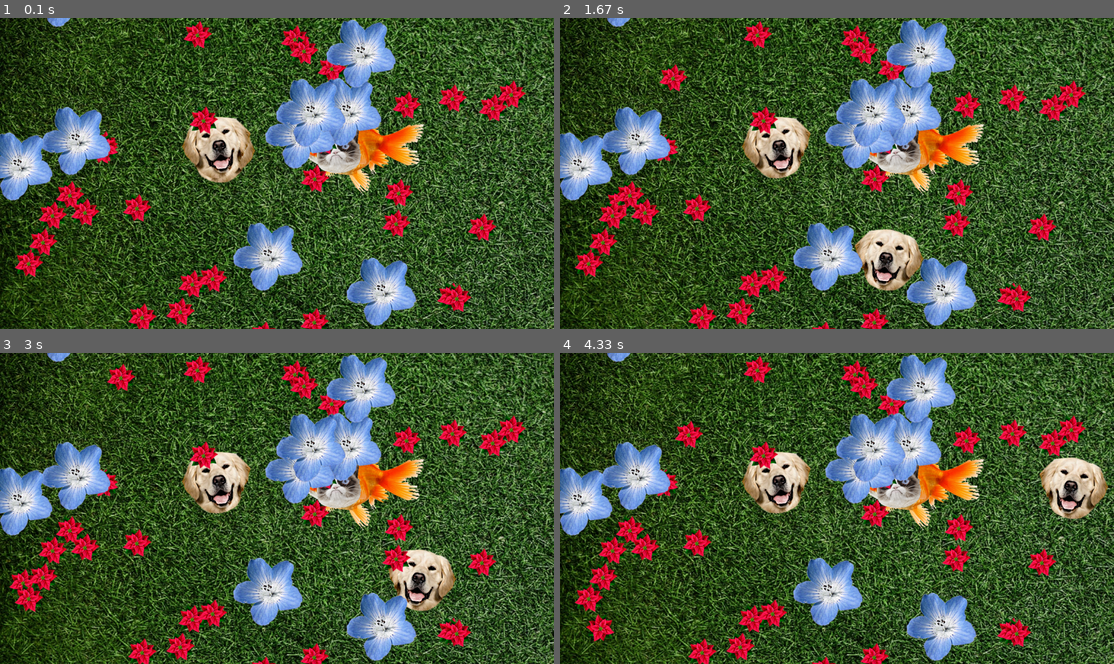
Above: before the commit, frames 1-4 (two rows, left to right).
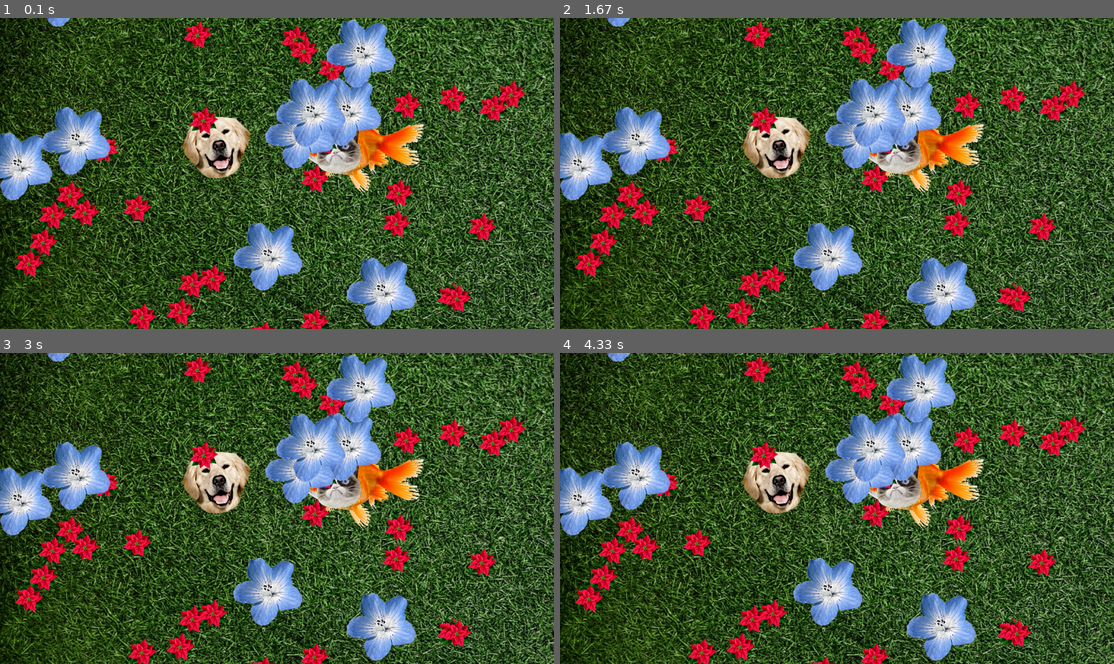
Above: after the commit, the same moments.

Repository: jimmygizmo/pygamefun
Game: pygame game, started from game/main.py
The game is run twice, just before and just after one commit, with the same random seed, the same clock (stepped at 60 frames per second) and the same inputs.
Inputs:
- Up to frame 1 (0.1 s): no input
- Up to frame 2 (1.67 s): tap Space at 0.33 s
- Up to frame 3 (3 s): no input
- Up to frame 4 (4.33 s): no input

The runs differ from the first frame. In frame 1, 0.5% of the frame differs, in the area x 0-95%, y 0-100%; in frame 2, 2.4%; in frame 3, 2.3%; in frame 4, 2.5%, in the area x 0-99%, y 0-100%.

Commit message:
lots of refactoring complete to put what should be almost all code needed in Entity for legacy movement. Redundant code in the sub-classes was removed. Adjustments to alling of update on the sprite groups. code is not working. no errors and I see the updataes are being called correctly but nothing is moving. should be very close. next step is to add some debug log output.

Diff:
--- a/game/main.py
+++ b/game/main.py
@@ -26,7 +26,7 @@
 # ANOTHER PERSPECTIVE: ephases are sort of motion-modification macros on a timer schedule that repeats (currently.)
 ACID_MODE = False  # Suppress background re-painting. This makes objects leave psychedelic trails for a fun effect.
 
-LEGACY_MODE = True  # To be used during transition to using Classes/Sprites. Can be removed after transition.
+LEGACY_MODE = False  # To be used during transition to using Classes/Sprites. Can be removed after transition.
 
 
 PlayerSpec = TypedDict('PlayerSpec', {
@@ -255,13 +255,24 @@
 
 
 class Entity(pygame.sprite.Sprite):  # TODO: Add PlayerSpec soon.
-    def __init__(self, groups, spec: NpcSpec | PropSpec):
+    def __init__(self,
+                 groups,
+                 spec: PlayerSpec | NpcSpec | PropSpec,
+                 x: float,
+                 y: float,
+                 direction: pygame.math.Vector2,
+                 speed: float,
+                 ):
         # TODO: We could append prop group the groups list here since each class will always assign at least their own group.
         super().__init__(groups)
         # self.spec: PlayerSpec | NpcSpec | PropSpec = spec  # PlayerSpec coming soon.
-        self.spec: NpcSpec | PropSpec = spec
+        self.spec: PlayerSpec | NpcSpec | PropSpec = spec  # Phasing out most/all of this. Separately, Spec dicts are being simplified.
+        self.x: float = x
+        self.y: float = y
+        self.dir: pygame.math.Vector2 = direction  # Direction
+        self.speed: float = speed  # Speed
         self.image: pygame.Surface = pygame.Surface((0, 0))
-        self.image_r: pygame.Surface = pygame.Surface((0, 0))  # POSSIBLY, this might be a separate instance of Player. Not clear yet.
+        self.image_r: pygame.Surface = pygame.Surface((0, 0))  # Right-facing copy of the image for motion. Generated.
         self.rect: pygame.FRect = pygame.FRect()
         self.keys: list[int] = [0]  # Placeholder. MyPy gymnastics. Do we really have to do this all the time now for MyPy? I like None much better for pre-initialization.
 
@@ -273,106 +284,111 @@
             self.image = pygame.image.load(self.imgpath).convert_alpha()
             if self.spec['flip']:
                 self.image = pygame.transform.flip(self.image, True, False)
-        # Generate the RIGHT-facing surface
-        self.image_r = pygame.transform.flip(self.image, True, False)
-
-        self.rect = self.image.get_frect(center=(self.spec['x'], self.spec['y']))
-
-    def update(self):
-        pass
+
+        # Props TODO: For efficiency, since we could have MANY props, detect PropSpec type and then don't generate this:
+        self.image_r = pygame.transform.flip(self.image, True, False)  # Generate right-facing surface.
+
+        self.rect = self.image.get_frect(center=(self.x, self.y))
+
+    def update(self, delta_time: float):
+        print(f"Entity update is running for: {self.spec['name']}")
+        # BOUNCE CODE WILL BE HERE IN ENTITY. THIS CODE HAS NOT BEEN CUSTOMIZED YET.
+        # ***************************
+        # WORKING ON THIS MYPY ERROR:
+        # delta_vector = pygame.Vector2(npc_spec['d'] * npc_spec['s'])  # SEEN AS A tuple[float, float] - SAME
+        delta_vector = self.dir * self.speed * delta_time
+        # MYPY ERROR HERE - TRICKY ONE:
+        # main.py:365: error: Incompatible types in assignment (expression has type "Vector2",
+        #     variable has type "tuple[float, float]")  [assignment]
+        npc_spec['rect'].center += delta_vector
+        # ***************************
+
+        # Bounce off LEFT wall in X Axis
+        if self.rect.left <= 0:
+            self.rect.left = 0
+            self.dir.x *= -1
+
+        # Bounce off RIGHT wall in X Axis
+        if self.rect.right >= SCREEN_WIDTH:
+            self.rect.right = SCREEN_WIDTH
+            self.dir.x *= -1
+
+        # Bounce off TOP wall in Y Axis
+        if self.rect.top <= 0:
+            self.rect.top = 0
+            self.dir.y *= -1
+
+        # Bounce off BOTTOM wall in Y Axis
+        if self.rect.bottom >= SCREEN_HEIGHT:
+            self.rect.bottom = SCREEN_HEIGHT
+            self.dir.y *= -1
+
+        self.rect = self.image.get_frect(center=(self.x, self.y))
 
 
 class Player(Entity):
-    def __init__(self, groups, spec: PlayerSpec):
+    def __init__(self,
+                 groups,
+                 spec: PlayerSpec,
+                 x: float,
+                 y: float,
+                 direction: pygame.math.Vector2,
+                 speed: float,
+                 ):
         # TODO: We could append prop group the groups list here since each class will always assign at least their own group.
-        super().__init__(groups, spec)
-        self.spec: PlayerSpec = spec
-        self.image: pygame.Surface = pygame.Surface((0, 0))
-        self.image_r: pygame.Surface = pygame.Surface((0, 0))
-        self.rect: pygame.FRect = pygame.FRect()
-
-        # TODO: Since this is a prop, we probably do not need to generate the right-facing surface, but the flip feature is good.
-
-        if DEBUG:
-            self.image = pygame.Surface((self.spec['w'], self.spec['h']))
-            self.image.fill(self.spec['color'])
-        else:
-            self.imgpath: str = os.path.join(ASSET_PATH, self.spec['img'])  # Var added for clarity. Don't need.
-            self.image = pygame.image.load(self.imgpath).convert_alpha()
-            if self.spec['flip']:
-                self.image = pygame.transform.flip(self.image, True, False)
-        # Generate the RIGHT-facing surface
-        self.image_r = pygame.transform.flip(self.image, True, False)
-
-        self.rect = self.image.get_frect(center=(self.spec['x'], self.spec['y']))
-
-    def update(self):
+        super().__init__(groups, spec, x, y, direction, speed)
+
+    def update(self, delta_time: float):
         print(f"A Player instance {self.spec['name']} is being updated")
-        pass
-        self.keys = pygame.key.get_pressed()  # TODO: Maybe self.keys? It won't shadow with the outer scope keys goes away later.
+        self.keys = pygame.key.get_pressed()  # TODO: This is an experiment. Not sure if it is right to do this here like this.
 
         # As an interim technique, I'll maintain truth inside the spec object we put in the instance.
-        self.spec['d'].x = int(self.keys[pygame.K_RIGHT]) - int(self.keys[pygame.K_LEFT])
-        self.spec['d'].y = int(self.keys[pygame.K_DOWN]) - int(self.keys[pygame.K_UP])
-
-        self.spec['d'] = self.spec['d'].normalize() if self.spec['d'] else self.spec['d']
+        self.dir.x = int(self.keys[pygame.K_RIGHT]) - int(self.keys[pygame.K_LEFT])
+        self.dir.y = int(self.keys[pygame.K_DOWN]) - int(self.keys[pygame.K_UP])
+
+        self.dir = self.dir.normalize() if self.dir  else self.dir
 
         if self.keys[pygame.K_SPACE]:
-            # print('fire laser')
-            pass
+            print('fire laser')
+
+        # IMPORTANT - NOW IN OOP, WE UPDATE BASED ON INPUT --BEFORE-- WE CHECK FOR WALL COLLISION/BOUNCING.
+        # TODO: ANALYZE IF THIS CHANGE FROM LEGACY METHOD. I think this is the same. That is what we want.
+        # We can fix any issue if it changed, but ideally this is same order. TODO: CONFIRM THIS.
+        super().update(delta_time)
 
 
 class Npc(Entity):
-    def __init__(self, groups, spec: NpcSpec):
+    def __init__(self,
+                 groups,
+                 spec: NpcSpec,
+                 x: float,
+                 y: float,
+                 direction: pygame.math.Vector2,
+                 speed: float,
+                 ):
         # TODO: We could append prop group the groups list here since each class will always assign at least their own group.
-        super().__init__(groups, spec)
-        self.spec: NpcSpec = spec
-        self.image: pygame.Surface = pygame.Surface((0, 0))
-        self.image_r: pygame.Surface = pygame.Surface((0, 0))
-        self.rect: pygame.FRect = pygame.FRect()
-
-        if DEBUG:
-            self.image = pygame.Surface((self.spec['w'], self.spec['h']))
-            self.image.fill(self.spec['color'])
-        else:
-            self.imgpath: str = os.path.join(ASSET_PATH, self.spec['img'])  # Var added for clarity. Don't need.
-            self.image = pygame.image.load(self.imgpath).convert_alpha()
-            if self.spec['flip']:
-                self.image = pygame.transform.flip(self.image, True, False)
-        # Generate the RIGHT-facing surface
-        self.image_r = pygame.transform.flip(self.image, True, False)
-
-        self.rect = self.image.get_frect(center=(self.spec['x'], self.spec['y']))
-
-    def update(self):
+        super().__init__(groups, spec, x, y, direction, speed)
+
+    def update(self, delta_time: float):
         print(f"An NPC instance {self.spec['name']} is being updated")
+        super().update(delta_time)
 
 
 class Prop(Entity):
-    def __init__(self, groups, spec: PropSpec):
+    def __init__(self,
+                 groups,
+                 spec: PropSpec,
+                 x: float,
+                 y: float,
+                 ):
         # TODO: We could append prop group the groups list here since each class will always assign at least their own group.
-        super().__init__(groups, spec)
-        self.spec: PropSpec = spec
-        self.image: pygame.Surface = pygame.Surface((0, 0))
-        # self.image_r: pygame.Surface = pygame.Surface((0, 0))  *** REMOVED from cloned Entity code. *** - This is a prop.
-        self.rect: pygame.FRect = pygame.FRect()
-
-        # TODO: Since this is a prop, we probably do not need to generate the right-facing surface, but the flip feature is good.
-
-        if DEBUG:
-            self.image = pygame.Surface((self.spec['w'], self.spec['h']))
-            self.image.fill(self.spec['color'])
-        else:
-            self.imgpath: str = os.path.join(ASSET_PATH, self.spec['img'])  # Var added for clarity. Don't need.
-            self.image = pygame.image.load(self.imgpath).convert_alpha()
-            if self.spec['flip']:
-                self.image = pygame.transform.flip(self.image, True, False)
-        # Generate the RIGHT-facing surface - *** REMOVED from cloned Entity code. *** - This is a prop.
-
-        self.rect = self.image.get_frect(center=(self.spec['x'], self.spec['y']))
-
-    def update(self):
+        prop_zero_direction: pygame.math.Vector2 = pygame.math.Vector2(0, 0)  # Props special case direction, to init Entity.
+        prop_zero_speed: float = 0.0  # Props special case speed, to init Entity.
+        super().__init__(groups, spec, x, y, prop_zero_direction, prop_zero_speed)
+
+    def update(self, delta_time: float):
         print(f"A Prop instance {self.spec['name']} is being updated")
+        super().update(delta_time)
 
 
 # ###############################################    INITIALIZATION    #################################################
@@ -389,20 +405,25 @@
 all_props: pygame.sprite.Group = pygame.sprite.Group()
 
 
-# INITIALIZE NPCs - LEGACY (not OOP)
-for npc_spec in npc_specs:
-    if DEBUG:
-        npc_spec['surface'] = pygame.Surface((npc_spec['w'], npc_spec['h']))
-        npc_spec['surface'].fill(npc_spec['color'])
-    else:
-        imgpath = os.path.join(ASSET_PATH, npc_spec['img'])
-        npc_spec['surface'] = pygame.image.load(imgpath).convert_alpha()
-        if npc_spec['flip']:
-            npc_spec['surface'] = pygame.transform.flip(npc_spec['surface'], True, False)
-    # Generate the RIGHT-facing surface
-    npc_spec['surface_r'] = pygame.transform.flip(npc_spec['surface'], True, False)
-
-    npc_spec['rect'] = npc_spec['surface'].get_frect(center=(npc_spec['x'], npc_spec['y']))
+if LEGACY_MODE:
+    # INITIALIZE NPCs - LEGACY (not OOP)
+    for npc_spec in npc_specs:
+        if DEBUG:
+            npc_spec['surface'] = pygame.Surface((npc_spec['w'], npc_spec['h']))
+            npc_spec['surface'].fill(npc_spec['color'])
+        else:
+            imgpath = os.path.join(ASSET_PATH, npc_spec['img'])
+            npc_spec['surface'] = pygame.image.load(imgpath).convert_alpha()
+            if npc_spec['flip']:
+                npc_spec['surface'] = pygame.transform.flip(npc_spec['surface'], True, False)
+        # Generate the RIGHT-facing surface
+        npc_spec['surface_r'] = pygame.transform.flip(npc_spec['surface'], True, False)
+
+        npc_spec['rect'] = npc_spec['surface'].get_frect(center=(npc_spec['x'], npc_spec['y']))
+
+# We still need to SPRAY the prop_specs, so the OOP code can instantiate from those prop_specs. We are phasing out
+# the use of much of the prop specs, this code cannot be put inside a LEGACY_MODE switch, BUT it will be greatly
+# simplified. Some form of it will remain after all LEGACY_MODE code is gone.
 
 # INITIALIZE PROPS - 'SPRAY' REPLICATED PROPS (randomly within specified radius, to specified count)
 prop_specs = []
@@ -458,7 +479,13 @@
 for i, player_spec in enumerate(player_specs):
     player_spec['instance_id'] = i
     imgpath = os.path.join(ASSET_PATH, player_spec['img'])
-    player: Player = Player([all_sprites, all_players], player_spec)  # PyCharm FALSE WARNING HERE (AbstractGroup)
+    player: Player = Player( groups=[all_sprites, all_players],
+                             spec=player_spec,
+                             x=player_spec['x'],
+                             y=player_spec['y'],
+                             direction=player_spec['d'],
+                             speed=player_spec['s'],
+                             )  # PyCharm FALSE WARNING HERE (AbstractGroup)
     players.append(player)  # Although considered for removal in lieu of sprite groups, I see reasons to keep such lists.
 
 # INSTANITATE NPCs
@@ -466,7 +493,13 @@
 for i, npc_spec in enumerate(npc_specs):
     npc_spec['instance_id'] = i
     imgpath = os.path.join(ASSET_PATH, npc_spec['img'])
-    npc: Npc = Npc([all_sprites, all_npcs], npc_spec)  # PyCharm FALSE WARNING HERE (AbstractGroup)
+    npc: Npc = Npc( groups=[all_sprites, all_npcs],
+                    spec=npc_spec,
+                    x=npc_spec['x'],
+                    y=npc_spec['y'],
+                    direction=npc_spec['d'],
+                    speed=npc_spec['s'],
+                    )  # PyCharm FALSE WARNING HERE (AbstractGroup)
     npcs.append(npc)
 
 # INSTANITATE PROPS
@@ -474,7 +507,11 @@
 for i, prop_spec in enumerate(prop_specs):
     prop_spec['instance_id'] = i
     imgpath = os.path.join(ASSET_PATH, prop_spec['img'])
-    prop: Prop = Prop([all_sprites, all_props], prop_spec)  # PyCharm FALSE WARNING HERE (AbstractGroup)
+    prop: Prop = Prop( groups=[all_sprites, all_props],
+                       spec=prop_spec,
+                       x=prop_spec['x'],
+                       y=prop_spec['y'],
+                       )  # PyCharm FALSE WARNING HERE (AbstractGroup)
     props.append(prop)
 
 
@@ -527,6 +564,7 @@
             pass
 
 
+    # TODO: THis will have to be adapted to the new OOP architecture and will probably move into Entity, maybe update()
     # ENVIRONMENT PHASE PROCESSING - Rotate enviro sequence. Modify npc_spec behavior per their enviro-reaction profiles.
     if ephase is None:
         ephase = ENVIRO_PHASES[0]
@@ -557,7 +595,12 @@
     # ##################################################    DRAW    ####################################################
 
     # NEW for OOP:
-    all_sprites.update()
+    # all_sprites.update(delta_time)  # MIGHT RESULT IN DOUBLE UPDATING, BECAUSE:
+    # Not sure, but since we override update() in each class, even if all we do is log(), we might not want to call
+    # all_sprites. THis might result in double updates. Might be best to update the three types individually:
+    all_players.update(delta_time)
+    all_npcs.update(delta_time)
+    ####all_props.update(delta_time)
 
     # REDRAW THE BG
     if ACID_MODE is False:
@@ -576,6 +619,10 @@
             else:
                 display_surface.blit(npc_spec['surface_r'], npc_spec['rect'])  # RIGHT-facing
 
+        # TODO: LEGACY code needs player added here .. if we are keeping lagacy functionality. (not much longer)
+        # The reason is we moved Player into its own Spec dict, so it is no longer part of NPC.
+
+
     # NEW for OOP:
     all_sprites.draw(display_surface)
 
@@ -586,36 +633,37 @@
 
     # ################################################    PHYSICS    ###################################################
 
-    for npc_spec in npc_specs:
-        # ***************************
-        # WORKING ON THIS MYPY ERROR:
-        # delta_vector = pygame.Vector2(npc_spec['d'] * npc_spec['s'])  # SEEN AS A tuple[float, float] - SAME
-        delta_vector = npc_spec['d'] * npc_spec['s'] * delta_time
-        # MYPY ERROR HERE - TRICKY ONE:
-        # main.py:365: error: Incompatible types in assignment (expression has type "Vector2",
-        #     variable has type "tuple[float, float]")  [assignment]
-        npc_spec['rect'].center += delta_vector
-        # ***************************
-
-        # Bounce off LEFT wall in X Axis
-        if npc_spec['rect'].left <= 0:
-            npc_spec['rect'].left = 0
-            npc_spec['d'].x *= -1
-
-        # Bounce off RIGHT wall in X Axis
-        if npc_spec['rect'].right >= SCREEN_WIDTH:
-            npc_spec['rect'].right = SCREEN_WIDTH
-            npc_spec['d'].x *= -1
-
-        # Bounce off TOP wall in Y Axis
-        if npc_spec['rect'].top <= 0:
-            npc_spec['rect'].top = 0
-            npc_spec['d'].y *= -1
-
-        # Bounce off BOTTOM wall in Y Axis
-        if npc_spec['rect'].bottom >= SCREEN_HEIGHT:
-            npc_spec['rect'].bottom = SCREEN_HEIGHT
-            npc_spec['d'].y *= -1
+    if LEGACY_MODE:
+        for npc_spec in npc_specs:
+            # ***************************
+            # WORKING ON THIS MYPY ERROR:
+            # delta_vector = pygame.Vector2(npc_spec['d'] * npc_spec['s'])  # SEEN AS A tuple[float, float] - SAME
+            delta_vector = npc_spec['d'] * npc_spec['s'] * delta_time
+            # MYPY ERROR HERE - TRICKY ONE:
+            # main.py:365: error: Incompatible types in assignment (expression has type "Vector2",
+            #     variable has type "tuple[float, float]")  [assignment]
+            npc_spec['rect'].center += delta_vector
+            # ***************************
+
+            # Bounce off LEFT wall in X Axis
+            if npc_spec['rect'].left <= 0:
+                npc_spec['rect'].left = 0
+                npc_spec['d'].x *= -1
+
+            # Bounce off RIGHT wall in X Axis
+            if npc_spec['rect'].right >= SCREEN_WIDTH:
+                npc_spec['rect'].right = SCREEN_WIDTH
+                npc_spec['d'].x *= -1
+
+            # Bounce off TOP wall in Y Axis
+            if npc_spec['rect'].top <= 0:
+                npc_spec['rect'].top = 0
+                npc_spec['d'].y *= -1
+
+            # Bounce off BOTTOM wall in Y Axis
+            if npc_spec['rect'].bottom >= SCREEN_HEIGHT:
+                npc_spec['rect'].bottom = SCREEN_HEIGHT
+                npc_spec['d'].y *= -1
 
 
 pygame.quit()
--- /dev/null
+++ b/game/notes/considering-class-attirbutess--vs-config-data.txt
@@ -0,0 +1,38 @@
+
+
+
+
+class Entity(pygame.sprite.Sprite):  # TODO: Add PlayerSpec soon.
+    def __init__(self,
+                 groups,
+                 spec: PlayerSpec | NpcSpec | PropSpec,
+                 direction: pygame.math.Vector2,
+                 speed: float,
+                 ):
+        # TODO: We could append prop group the groups list here since each class will always assign at least their own group.
+        super().__init__(groups)
+        # self.spec: PlayerSpec | NpcSpec | PropSpec = spec  # PlayerSpec coming soon.
+        self.spec: NpcSpec | PropSpec = spec
+        # Seems like we might want to move the most important spec[] fields into attributes. Entity or a sub-class.
+        # POSSIBLY/PROBABLY. It seems like we need not pass a whole spec dictionary, but rather should be using
+        # as many named attributes as necessary. Seems like passing the spec dictionary is cheating pass all the
+        # traditional design patterns and benefits and enforcements of arguments/instantiation etc. The spec dictionary
+        # could even potentially be eliminated in favor of other config methods. There is not necessarily anything wrong with
+        # passing in many specs into a class instance contained with a dictionary, but in this case it does not seem like
+        # the right pattern or of any particular benefit. No problem is motivating this move. However, in general,
+        # replicated data needs to be addressed, unnecessary complexity needs to be reduced, proper enforcement of
+        # types and other aspects are needed and the self-documenting nature of some patterns like named parameters
+        # or instantiation are good to use and to use thoroughly and consistenyly. When you think through all of this,
+        # you realize the Specs dictionaries need at least to be minized and then possibly generalized further. It
+        # might still be good to use them for the simplest state of config after all legacy patterns are gone and
+        # the LEGACY_MODE switch is also gone. No need to replace the dicts (and TypedDicts) for any other static
+        # configuration mechanism. We just need to simplify them and move to a separate module etc. For now.
+        # Beause of all this, we will likely have the self.dir and also self.speed and self.x and self.y etc.
+        # These will all be named parameters and will be populated out of the Spec TypedDicts AT THE POINT OF INSTANTIATION.
+        # (We have to add all that.) TODO: Spock, make it so.
+        self.dir: pygame.math.Vector2 = direction  # Direction
+        self.speed: float = speed  # Speed
+        self.image: pygame.Surface = pygame.Surface((0, 0))
+        self.image_r: pygame.Surface = pygame.Surface((0, 0))  # Right-facing copy of the image for motion. Generated.
+        self.rect: pygame.FRect = pygame.FRect()
+        self.keys: list[int] = [0]  # Placeholder. MyPy gymnastics. Do we really have to do this all the time now for MyPy? I like None much better for pre-initialization.
